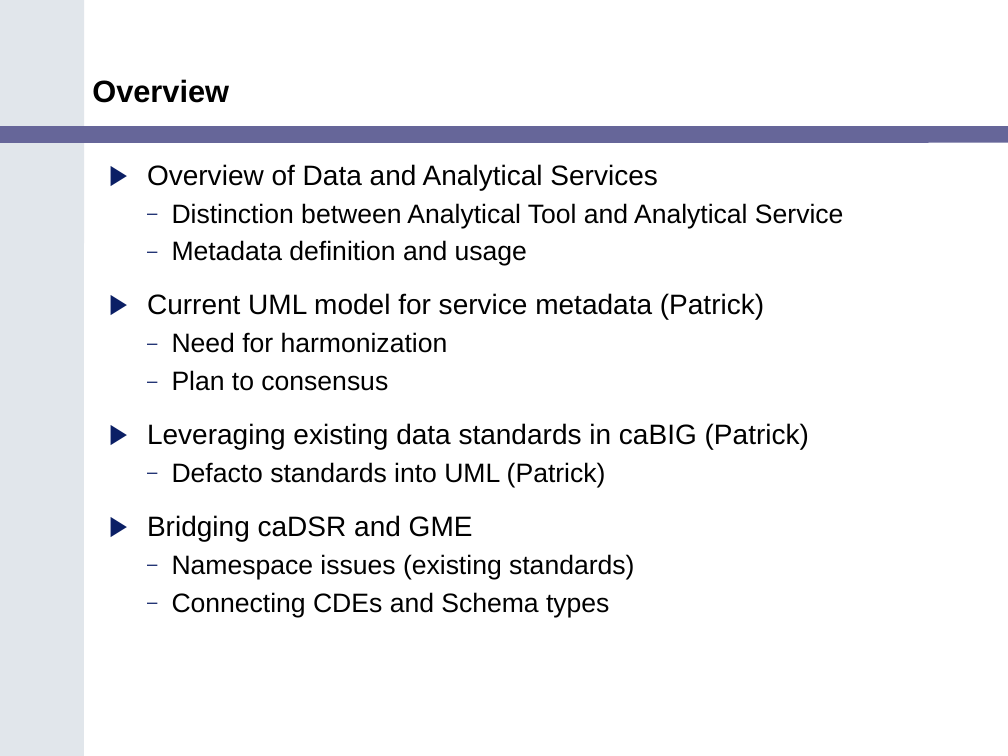
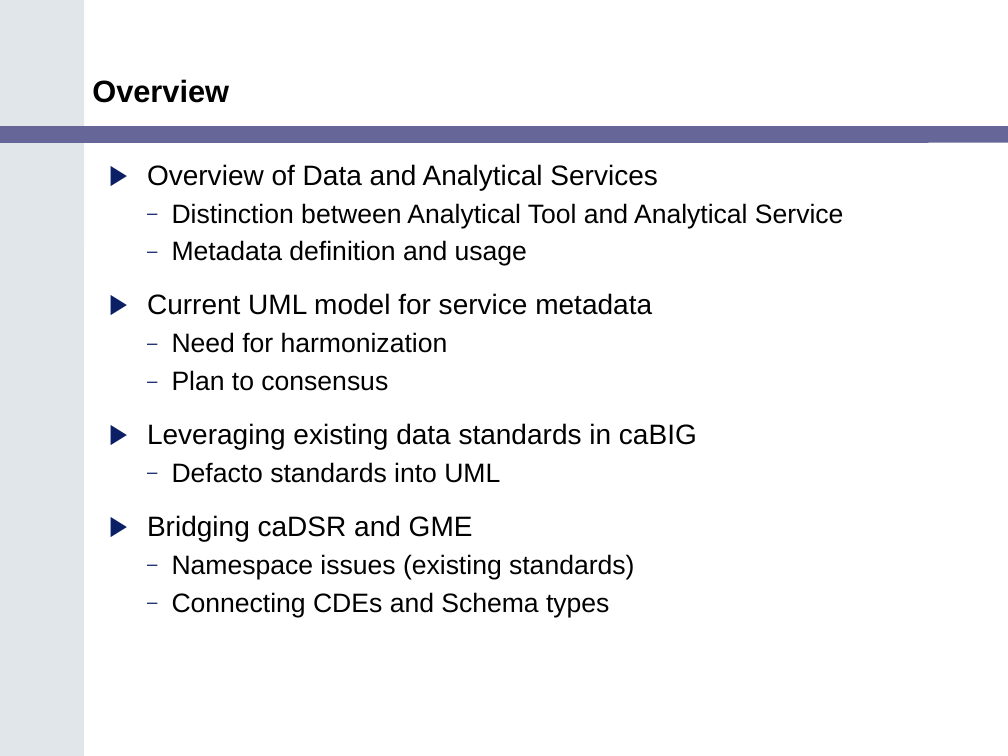
Before and after one commit to NCIP/cagrid-portal, a slide deck: slide 2 of cagrid-1-0/Documentation/presentations/200602_VCDE_ARCH/Service_Guidlines_Arch_VCDE_Feb2.ppt. Drawn at 1008x756 pixels with LibreOffice and Linux fonts; fonts in the diff are those of the drawing; background and template pictures are left out. Boxes give left, top, right and bottom in pixels: in the first picture for what was removed or moved away, otherwise in the second. Text is boxed around its words. In the diff, an @@ line names an element or a change of style, - is before the commit and + after.

```diff
--- a/cagrid-1-0/Documentation/presentations/200602_VCDE_ARCH/Service_Guidlines_Arch_VCDE_Feb2.ppt
+++ b/cagrid-1-0/Documentation/presentations/200602_VCDE_ARCH/Service_Guidlines_Arch_VCDE_Feb2.ppt
@@ text at (147, 293, 652, 315): text changed @@
-▶ Current UML model for service metadata (Patrick)
+▶ Current UML model for service metadata
@@ text at (147, 423, 697, 483): text changed @@
-▶ Leveraging existing data standards in caBIG (Patrick)
-  – Defacto standards into UML (Patrick)
+▶ Leveraging existing data standards in caBIG
+  – Defacto standards into UML
```
Also in this commit, not shown: 3 other slides changed, 18 slides added, 6 slides removed.
